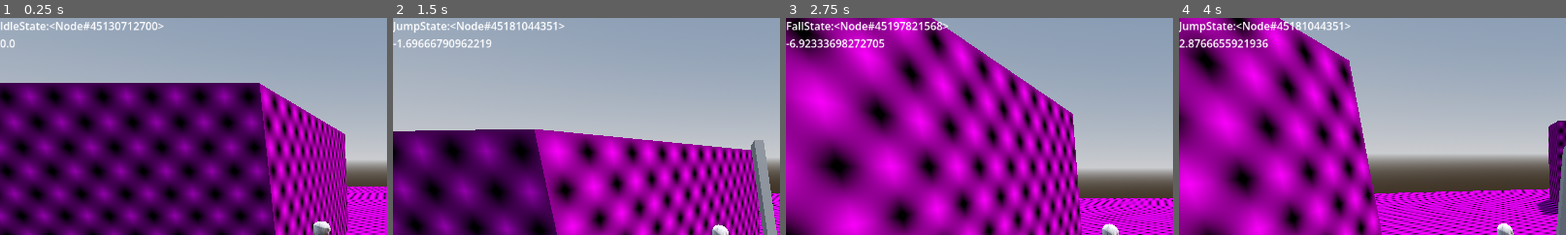
Above: before the commit, frames 1-4 (left to right).
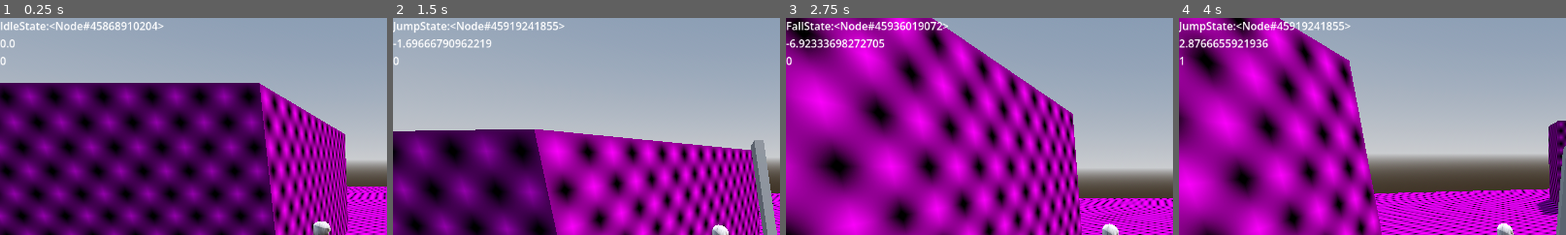
Above: after the commit, the same moments.

Repository: Its-JPower/DemonMightWeep6
Game: Godot game, scene res://scenes/test_map_scene.tscn
Same seed, same stepped clock (60 frames per second), same inputs: the game is played once before the commit and once after it.
Inputs (mouse positions are % of the whole screen's width and height, from its top left):
- Up to frame 1 (0.25 s): no input
- Up to frame 2 (1.5 s): move the mouse to (55, 50) at 0.52 s; hold W (move_forward) from 0.53 s (still down); tap Tab (lock_on) at 0.6 s; tap Space (jump) at 0.77 s; right-click (55, 50) at 0.8 s; move the mouse to (45, 50) at 1.27 s; right-click (45, 50) at 1.35 s
- Up to frame 3 (2.75 s): keep holding W (move_forward); tap Space (jump) at 1.52 s; tap Tab (lock_on) at 1.55 s; move the mouse to (52, 48) at 2.02 s; click (52, 48) at 2.1 s; right-click (52, 48) at 2.3 s
- Up to frame 4 (4 s): keep holding W (move_forward); move the mouse to (49, 52) at 2.77 s; tap Ctrl (cam_lock) at 2.85 s; tap Space (jump) at 3.02, 3.77 s; tap Tab (lock_on) at 3.05, 3.6 s; move the mouse to (57, 51) at 3.52 s; right-click (57, 51) at 3.8 s
The pictures show only the part of the screen within x 0-50%, y 0-50%; the shares and areas given below are measured in that part.

The runs differ from the first frame. In frame 1, 0.2% of the frame differs, in the area x 0-41%, y 1-22%; in frame 2, 0.2%; in frame 3, 0.4%; in frame 4, 0.2%.

Commit message:
Add camera realign & lock-on rotation fixes
player.gd: add camera realignment in _physics_process to smoothly rotate the camera pivot back after dropping lock-on, start a realign timer, and lerp yaw over REALIGN_DURATION. Only save last_rotation_mode when entering lock-on if not already locked and not specialing; consolidate drop-lock logic to restore rotation_mode, enable realignment, and add debug prints for troubleshooting. scenes/damage_number.tscn: enable Label3D billboard so damage numbers face the camera. scripts/player_ui.gd: display last_rotation_mode in the UI for debugging purposes.

Diff:
--- a/Scripts/player.gd
+++ b/Scripts/player.gd
@@ -42,7 +42,7 @@
 var is_specialing_it = false
 var _joy_look := Vector2.ZERO
 var last_fall_speed
-var last_rotation_mode := RotationMode.MOVEMENT
+var last_rotation_mode  := RotationMode.MOVEMENT
 var _realigning_camera := false
 var _realign_timer := 0.0
 const REALIGN_DURATION := 0.3
@@ -102,6 +102,19 @@
 		last_fall_speed = -velocity.y
 	state_machine.physics_process(delta)
 	_update_camera_pivot(delta)
+
+	if _realigning_camera:
+		_realign_timer += delta
+		var forward := -player_model.global_transform.basis.z
+		var target_yaw := atan2(-forward.x, -forward.z)
+		_camera_pivot_yaw.global_rotation.y = lerp_angle(
+			_camera_pivot_yaw.global_rotation.y, target_yaw,
+			_realign_timer / REALIGN_DURATION)
+		if _realign_timer >= REALIGN_DURATION:
+			_realigning_camera = false
+		_update_lock_on(delta)
+		return
+
 	match rotation_mode:
 		RotationMode.MOVEMENT: rotate_model_toward_movement(delta)
 		RotationMode.CAMERA:   rotate_model_toward_camera(delta)
@@ -182,7 +195,9 @@
 
 func set_lock_on_target(enemy: Node3D) -> void:
 	if lock_on_target == null:
-		last_rotation_mode = rotation_mode
+		if rotation_mode != RotationMode.LOCKED and not is_specialing_it:
+			last_rotation_mode = rotation_mode
+			print("saved last_rotation_mode as: ", last_rotation_mode)
 	lock_on_target = enemy
 	_lock_on_idle_timer = 0.0
 	rotation_mode = RotationMode.LOCKED
@@ -223,11 +238,17 @@
 	player_model.global_basis = player_model.global_basis.slerp(target_basis, ROTATION_SPEED * delta)
 
 func _drop_lock_on() -> void:
+	print("dropping lock on, last_rotation_mode: ", last_rotation_mode)
+	print("current rotation_mode: ", rotation_mode)
 	lock_on_target = null
 	rotation_mode = last_rotation_mode
-	if rotation_mode == RotationMode.CAMERA:
-		_realigning_camera = true
-		_realign_timer = 0.0
+	print("rotation_mode after drop: ", rotation_mode)
+	_realigning_camera = true
+	_realign_timer = 0.0
+	lock_on_target = null
+	rotation_mode = last_rotation_mode
+	_realigning_camera = true
+	_realign_timer = 0.0
 
 func get_camera_forward() -> Vector3:
 	var forward = -_camera_pivot_yaw.global_transform.basis.z
--- a/scenes/damage_number.tscn
+++ b/scenes/damage_number.tscn
@@ -6,3 +6,4 @@
 script = ExtResource("1_aie4f")
 
 [node name="Label3D" type="Label3D" parent="." unique_id=1764646754]
+billboard = 1
--- a/scripts/player_ui.gd
+++ b/scripts/player_ui.gd
@@ -11,4 +11,4 @@
 
 # Called every frame. 'delta' is the elapsed time since the previous frame.
 func _process(delta: float) -> void:
-	stateui.text = str(state_machine.current_state) + "\n" + str($"../../../../..".velocity.y)
+	stateui.text = str(state_machine.current_state) + "\n" + str($"../../../../..".velocity.y) + "\n" + str($"../../../../..".last_rotation_mode)
